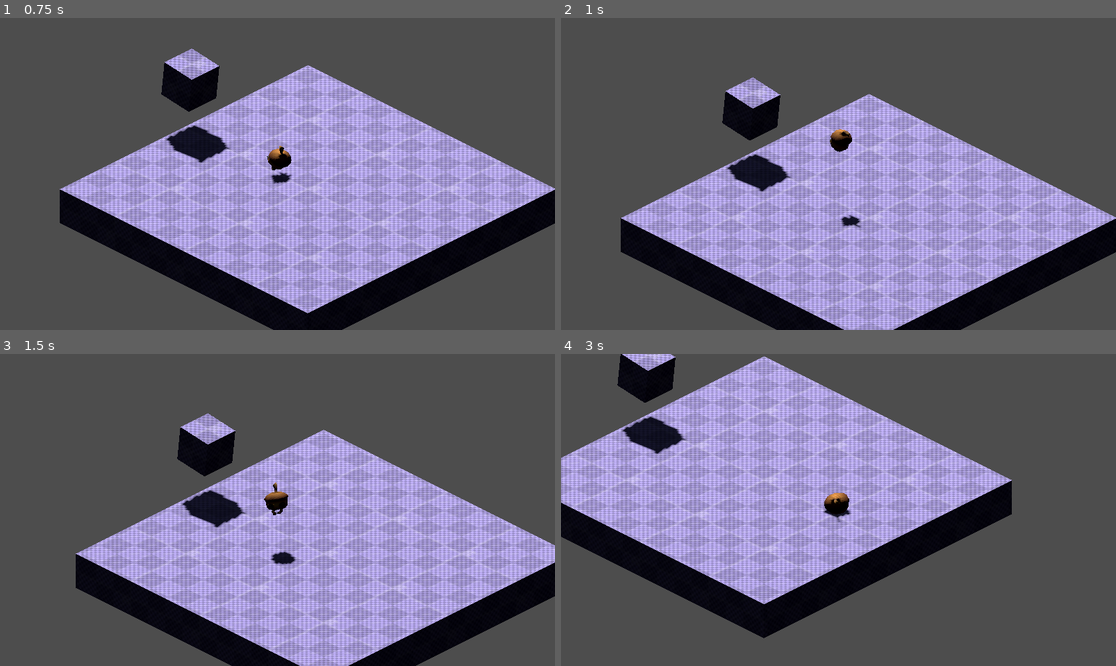
Above: before the commit, frames 1-4 (two rows, left to right).
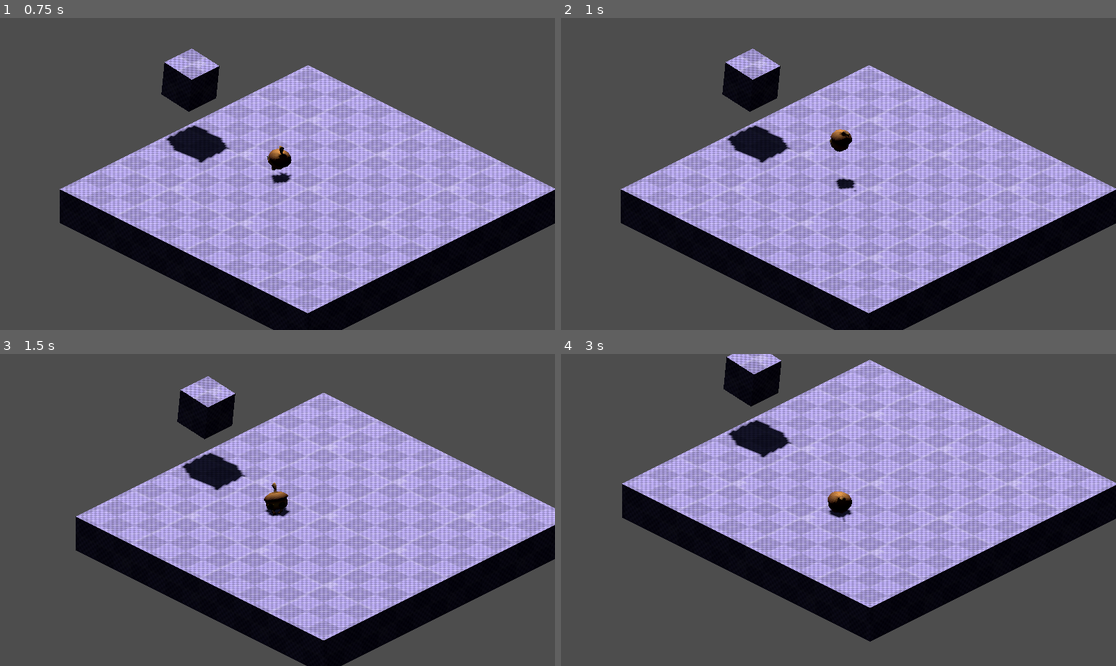
Above: after the commit, the same moments.

Repository: Fanny-Pack-Studios/team-achura-ggj2023
Game: Godot game, scene res://Main.tscn
Same seed, same stepped clock (60 frames per second), same inputs: the game is played once before the commit and once after it.
Inputs (mouse positions are in pixels of both pictures, inside the frame that each line leads up to):
- Up to frame 1 (0.75 s): move the mouse to (399, 158) at 0.52 s; press the mouse at (399, 158) at 0.53 s; hold D (right) from 0.53 s (still down)
- Up to frame 2 (1 s): keep holding D (right); tap Space (jump) at 0.77, 0.8 s
- Up to frame 3 (1.5 s): tap Space (jump) at 1.07, 1.35 s; move the mouse to (166, 525) at 1.27 s; release D (right) at 1.28 s; release the mouse at (166, 525) at 1.28 s; hold S (down) from 1.28 s (still down)
- Up to frame 4 (3 s): tap Space (jump) at 1.52, 1.82, 2.3 s; click (727, 525) at 1.55 s; move the mouse to (894, 441) at 2.02 s; release S (down) at 2.03 s; press the mouse at (894, 441) at 2.03 s; hold D (right) 2.03-2.78 s; move the mouse to (810, 572) at 2.77 s; release the mouse at (810, 572) at 2.78 s; hold W (up) from 2.78 s (still down); tap Shift (walking) at 2.85 s

Frame 1 is identical in both runs. In frame 2, 39% of the frame differs, in the area x 10-100%, y 9-100%; in frame 3, 41%; in frame 4, 52%, in the area x 0-100%, y 0-93%.

Commit message:
Saco salto, agrego opcion de cancelar plantado como export, animacion de desplante por la mitad

Diff:
--- a/godot-project/project.godot
+++ b/godot-project/project.godot
@@ -29,6 +29,10 @@
 window/size/viewport_height=1080
 window/size/width=1280
 window/size/height=720
+
+[editor]
+
+movie_writer/movie_file="D:/Alejandro/Dev/Recording/Recording.avi"
 
 [editor_plugins]
 
--- a/godot-project/src/characters/sid/Sid.tscn
+++ b/godot-project/src/characters/sid/Sid.tscn
@@ -10,11 +10,35 @@
 [sub_resource type="AnimationNodeAnimation" id="AnimationNodeAnimation_s1alq"]
 animation = &"Idle"
 
-[sub_resource type="AnimationNodeAnimation" id="AnimationNodeAnimation_valpd"]
+[sub_resource type="AnimationNodeAnimation" id="AnimationNodeAnimation_i6dth"]
 animation = &"Plant"
+
+[sub_resource type="AnimationNodeTimeScale" id="AnimationNodeTimeScale_t3s88"]
+
+[sub_resource type="AnimationNodeBlendTree" id="AnimationNodeBlendTree_12god"]
+graph_offset = Vector2(-82.4793, 24.3623)
+nodes/PlantAnim/node = SubResource("AnimationNodeAnimation_i6dth")
+nodes/PlantAnim/position = Vector2(220, 140)
+nodes/TimeScale/node = SubResource("AnimationNodeTimeScale_t3s88")
+nodes/TimeScale/position = Vector2(460, 120)
+nodes/output/position = Vector2(720, 180)
+node_connections = [&"output", 0, &"TimeScale", &"TimeScale", 0, &"PlantAnim"]
 
 [sub_resource type="AnimationNodeAnimation" id="AnimationNodeAnimation_m0dxl"]
 animation = &"Run"
+
+[sub_resource type="AnimationNodeAnimation" id="AnimationNodeAnimation_qi1pm"]
+animation = &"Plant"
+
+[sub_resource type="AnimationNodeTimeScale" id="AnimationNodeTimeScale_qvl7p"]
+
+[sub_resource type="AnimationNodeBlendTree" id="AnimationNodeBlendTree_kpr0u"]
+nodes/Animation/node = SubResource("AnimationNodeAnimation_qi1pm")
+nodes/Animation/position = Vector2(360, 80)
+nodes/TimeScale/node = SubResource("AnimationNodeTimeScale_qvl7p")
+nodes/TimeScale/position = Vector2(640, 60)
+nodes/output/position = Vector2(900, 80)
+node_connections = [&"output", 0, &"TimeScale", &"TimeScale", 0, &"Animation"]
 
 [sub_resource type="AnimationNodeStateMachineTransition" id="AnimationNodeStateMachineTransition_xmqer"]
 advance_mode = 2
@@ -25,21 +49,26 @@
 [sub_resource type="AnimationNodeStateMachineTransition" id="AnimationNodeStateMachineTransition_aucr0"]
 xfade_time = 0.1
 
-[sub_resource type="AnimationNodeStateMachineTransition" id="AnimationNodeStateMachineTransition_300vh"]
+[sub_resource type="AnimationNodeStateMachineTransition" id="AnimationNodeStateMachineTransition_kapql"]
 xfade_time = 0.1
 
-[sub_resource type="AnimationNodeStateMachineTransition" id="AnimationNodeStateMachineTransition_ejga5"]
+[sub_resource type="AnimationNodeStateMachineTransition" id="AnimationNodeStateMachineTransition_a82ds"]
 xfade_time = 0.1
+
+[sub_resource type="AnimationNodeStateMachineTransition" id="AnimationNodeStateMachineTransition_17ls5"]
+advance_mode = 2
 
 [sub_resource type="AnimationNodeStateMachine" id="AnimationNodeStateMachine_d5gfm"]
 states/Idle/node = SubResource("AnimationNodeAnimation_s1alq")
-states/Idle/position = Vector2(308, 71)
-states/Plant/node = SubResource("AnimationNodeAnimation_valpd")
-states/Plant/position = Vector2(491, 228)
+states/Idle/position = Vector2(348, 78)
+states/Plant/node = SubResource("AnimationNodeBlendTree_12god")
+states/Plant/position = Vector2(348, 240)
 states/Run/node = SubResource("AnimationNodeAnimation_m0dxl")
 states/Run/position = Vector2(692, 94)
 states/Start/position = Vector2(146, 120)
-transitions = ["Start", "Idle", SubResource("AnimationNodeStateMachineTransition_xmqer"), "Idle", "Run", SubResource("AnimationNodeStateMachineTransition_ggdss"), "Run", "Idle", SubResource("AnimationNodeStateMachineTransition_aucr0"), "Idle", "Plant", SubResource("AnimationNodeStateMachineTransition_300vh"), "Plant", "Idle", SubResource("AnimationNodeStateMachineTransition_ejga5")]
+states/Unplant/node = SubResource("AnimationNodeBlendTree_kpr0u")
+states/Unplant/position = Vector2(472, 163.665)
+transitions = ["Start", "Idle", SubResource("AnimationNodeStateMachineTransition_xmqer"), "Idle", "Run", SubResource("AnimationNodeStateMachineTransition_ggdss"), "Run", "Idle", SubResource("AnimationNodeStateMachineTransition_aucr0"), "Idle", "Plant", SubResource("AnimationNodeStateMachineTransition_kapql"), "Plant", "Unplant", SubResource("AnimationNodeStateMachineTransition_a82ds"), "Unplant", "Idle", SubResource("AnimationNodeStateMachineTransition_17ls5")]
 graph_offset = Vector2(0, 29.6652)
 
 [sub_resource type="AnimationNodeStateMachinePlayback" id="AnimationNodeStateMachinePlayback_gr8s3"]
@@ -51,27 +80,22 @@
 [node name="Player" parent="." instance=ExtResource("2_j5eyj")]
 
 [node name="Skeleton3D" parent="Player/Sid_Bones" index="0"]
-bones/0/position = Vector3(0, -0.483455, 2.52576e-15)
-bones/0/rotation = Quaternion(-0.0493588, 1.18011e-07, 1.68633e-08, 0.998781)
-bones/1/rotation = Quaternion(0.00655444, -2.57574e-14, 1.56271e-09, 0.999979)
+bones/0/rotation = Quaternion(0.213548, 1.18314e-07, -1.45842e-08, 0.976933)
+bones/1/rotation = Quaternion(0.121371, 1.79472e-10, 1.55237e-09, 0.992607)
 bones/1/scale = Vector3(1, 1, 1)
-bones/2/rotation = Quaternion(-0.204056, -0.0240203, -0.26478, 0.942165)
-bones/3/position = Vector3(-0.0939119, -0.0509714, 0.0147648)
-bones/3/rotation = Quaternion(0.975244, -0.11775, -0.0114032, -0.186825)
-bones/3/scale = Vector3(0.999999, 1, 1)
-bones/4/rotation = Quaternion(-0.387016, 0.187148, -0.0803682, 0.899297)
-bones/5/rotation = Quaternion(0.402589, -0.00437243, 0.00927994, 0.915324)
-bones/6/rotation = Quaternion(0.601635, -0.10585, 0.107882, 0.784342)
-bones/7/position = Vector3(0.0939119, -0.0509713, 0.0147649)
-bones/7/rotation = Quaternion(0.975244, 0.11775, 0.0114043, -0.186825)
+bones/2/rotation = Quaternion(-0.439215, 0.0447972, -0.262066, 0.85814)
+bones/3/rotation = Quaternion(0.967772, -0.181691, -0.111354, 0.134184)
+bones/3/scale = Vector3(1, 0.999999, 1)
+bones/4/rotation = Quaternion(-0.409353, 0.187939, -0.0904796, 0.888213)
+bones/5/rotation = Quaternion(0.417015, -0.0016602, 0.0035304, 0.908891)
+bones/6/rotation = Quaternion(0.651654, -0.00313992, -0.00759095, 0.758472)
+bones/7/rotation = Quaternion(0.967772, 0.181692, 0.111354, 0.134184)
 bones/7/scale = Vector3(1, 1, 1)
-bones/8/rotation = Quaternion(-0.387016, -0.187148, 0.0803684, 0.899297)
-bones/9/rotation = Quaternion(0.402588, 0.00437238, -0.00928034, 0.915324)
-bones/10/rotation = Quaternion(0.601635, 0.10585, -0.107882, 0.784342)
-bones/11/position = Vector3(-0.123884, -0.619328, -0.663551)
-bones/12/position = Vector3(-0.123884, -0.705081, 0.014986)
-bones/13/position = Vector3(0.123884, -0.619328, -0.663551)
-bones/14/position = Vector3(0.123884, -0.705081, 0.014986)
+bones/8/rotation = Quaternion(-0.409354, -0.187939, 0.0904804, 0.888213)
+bones/9/rotation = Quaternion(0.417015, 0.00165996, -0.00353045, 0.908891)
+bones/10/rotation = Quaternion(0.651654, 0.00313943, 0.00759105, 0.758472)
+bones/11/position = Vector3(-0.323884, -0.135873, -0.663551)
+bones/13/position = Vector3(0.323884, -0.135873, -0.663551)
 
 [node name="CollisionShape3D" type="CollisionShape3D" parent="."]
 transform = Transform3D(1, 0, 0, 0, 1, 0, 0, 0, 1, -1.67311e-10, 0.450725, 0.0108531)
@@ -82,5 +106,7 @@
 anim_player = NodePath("../Player/AnimationPlayer")
 active = true
 parameters/playback = SubResource("AnimationNodeStateMachinePlayback_gr8s3")
+parameters/Plant/TimeScale/scale = 1.0
+parameters/Unplant/TimeScale/scale = -1.0
 
 [editable path="Player"]
--- a/godot-project/src/characters/sid/SidController.gd
+++ b/godot-project/src/characters/sid/SidController.gd
@@ -18,24 +18,18 @@
 
 @onready var animation_player = $Player/AnimationPlayer
 
-@onready var plant_time = $PlantTime
-@export var plant_control_time: float = 0.5
-@export var unplant_control_time: float = 0.5
+@export var can_cancel_plant: bool = true
 var planting: bool = false
-var can_unplant: bool = true
-
-@export var jump_control_time: float = 0.2
-var remaining_jump_control = 0
-
-@export var jump_speed: float = 4.5
 
 func _physics_process(delta):
 	process_input()
 
 	velocity += gravity_vector * gravity_magnitude * delta
 
-	if animation_state_machine().get_current_node() == "Plant" && not Input.is_action_pressed("plant"):
-		animation_state_machine().travel("Idle")
+	var is_cancellable = (can_cancel_plant || animation_state_machine().get_current_play_position() == 1)
+
+	if is_cancellable && animation_state_machine().get_current_node() == "Plant" && not Input.is_action_pressed("plant"):
+		animation_state_machine().travel("Unplant")
 		planting = false
 
 	if is_on_floor() && Input.is_action_just_pressed("plant"):
@@ -44,15 +38,8 @@
 		velocity.z = 0
 		planting = true
 
-	if is_on_floor() && Input.is_action_just_pressed("jump"):
-		velocity.y = jump_speed
-		remaining_jump_control = jump_control_time
-		animation_player.play("Jumping")
-
-	if remaining_jump_control > 0:
-		remaining_jump_control -= delta
-		if Input.is_action_pressed("jump"):
-			velocity.y = jump_speed
+	if animation_state_machine().get_current_play_position() == 1 && planting:
+		print("shooot!")
 
 	if not planting:
 		if input_direction_3d != Vector3.ZERO:
Not shown: 1 places in godot-project/src/characters/sid/Sid.tscn that only renumber resources
